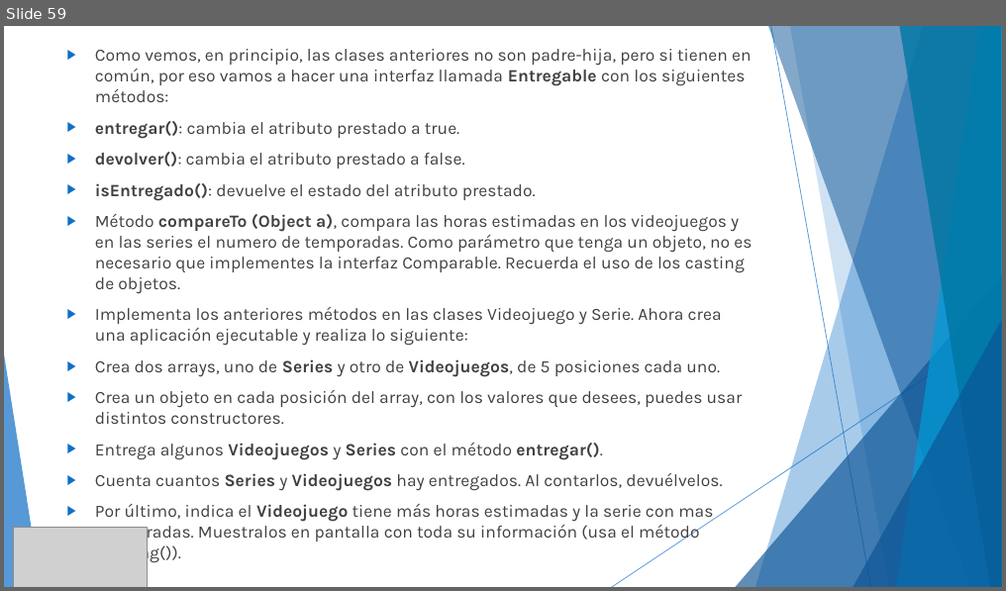
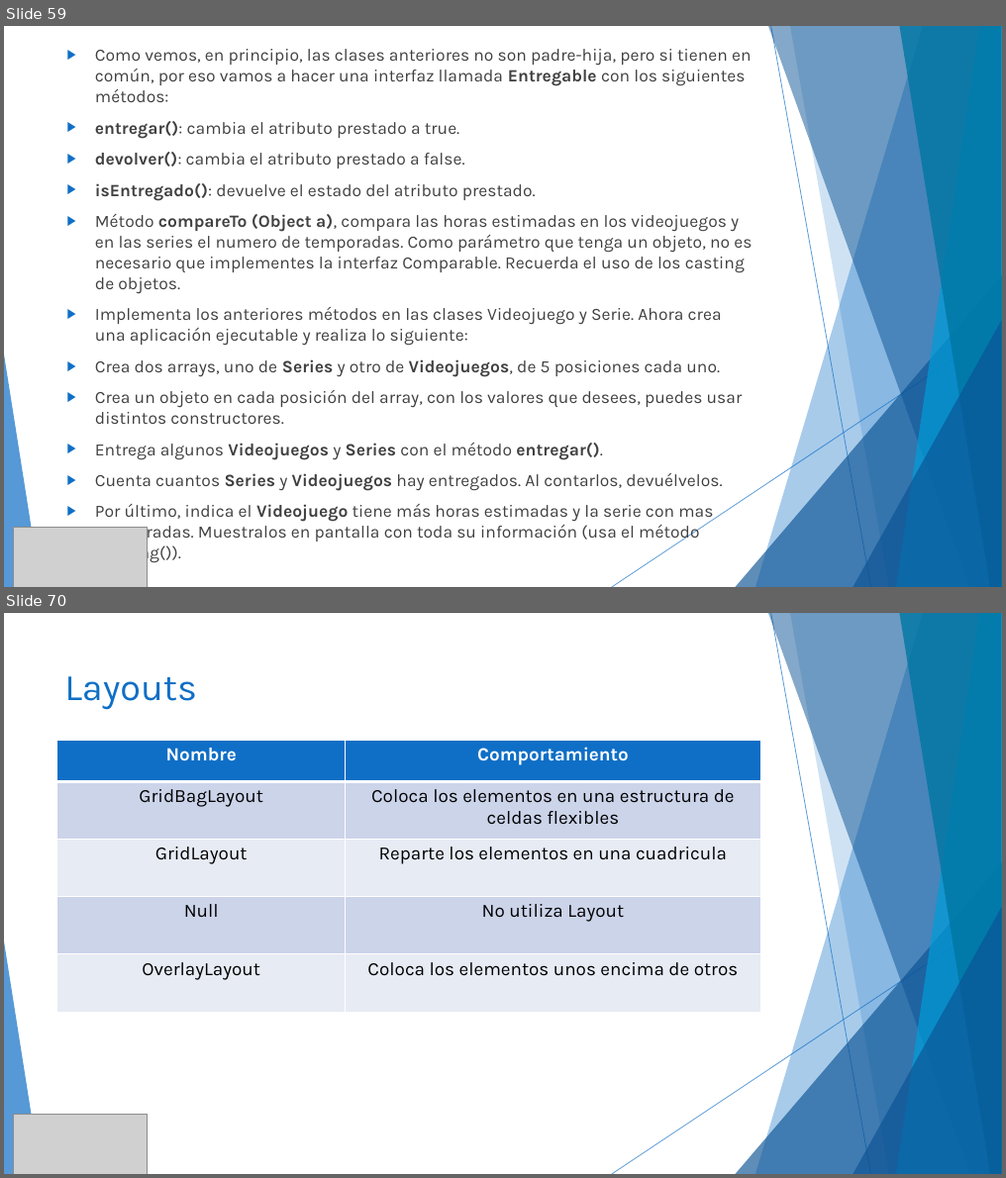
Before and after one commit to MChuil/Java, a slide deck: JAVA.pptx. Shown one above the other, each under a label of ours: slide 59 before the commit, slides 59 and 70 after it; the slides between them are not shown. The pictures are 1006x591 and 1006x1178 pixels, drawn with LibreOffice and Linux fonts; fonts in the diff are those of the drawing; grey boxes stand for pictures. Boxes give left, top, right and bottom in pixels: in the first picture for what was removed or moved away, otherwise in the second. Text is boxed around its words. In the diff, an @@ line names an element or a change of style, - is before the commit and + after.

```diff
--- a/JAVA.pptx
+++ b/JAVA.pptx
@@ slide 70 added at (4, 613, 1002, 1174), background #FFFFFF; not listed: 10 template elements that a slide beside it also shows @@
@@ title added at (64, 676, 197, 710), 36 pt, text #0F6FC6 @@
+Layouts
@@ table added at (57, 741, 761, 1013), 5 rows, 2 columns @@
+Nombre | Comportamiento
+GridBagLayout | Coloca los elementos en una estructura de celdas flexibles
+GridLayout | Reparte los elementos en una cuadricula
+Null | No utiliza Layout
+OverlayLayout | Coloca los elementos unos encima de otros
@@ picture added at (14, 1115, 147, 1174) @@
```
Also in this commit, not shown: 2 slides changed, 11 other slides added, 1 slide removed, 22 other files.
